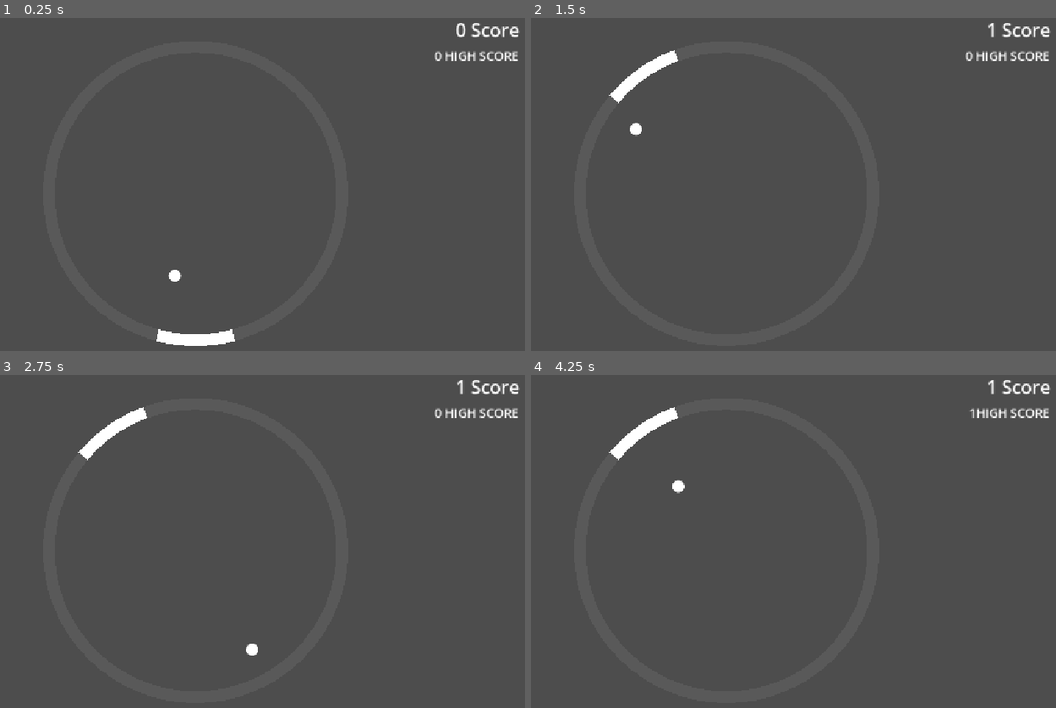
Above: before the commit, frames 1-4 (two rows, left to right).
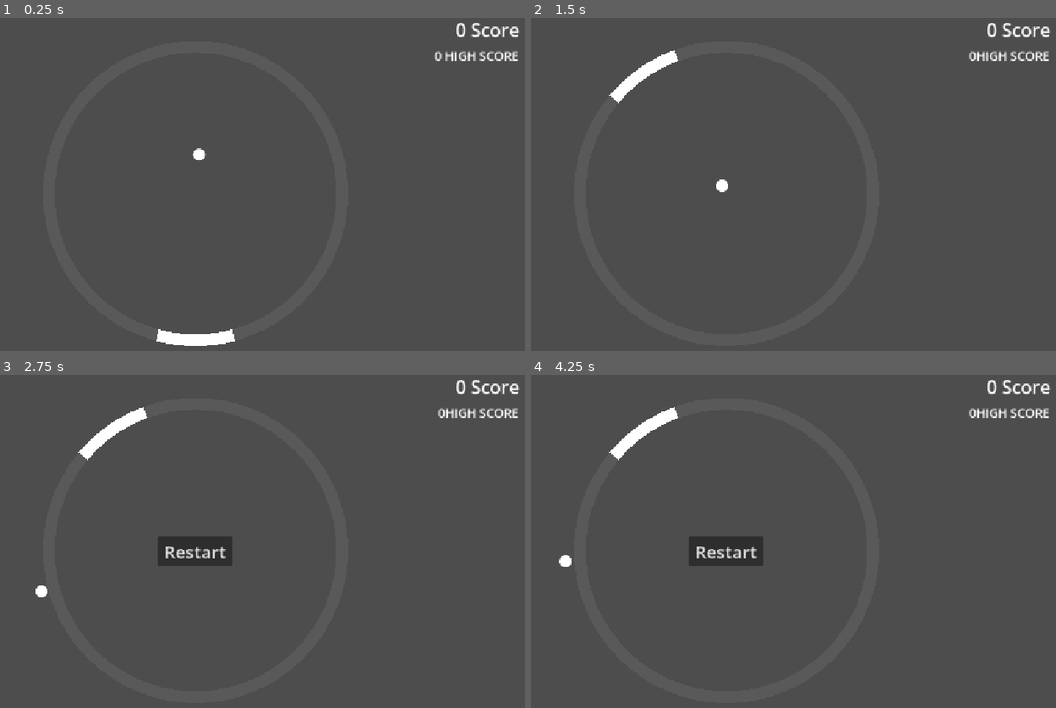
Above: after the commit, the same moments.

Repository: Hannah3142/Pong
Game: Godot game, scene res://Main.tscn
Same seed, same stepped clock (60 frames per second), same inputs: the game is played once before the commit and once after it.
Inputs (mouse positions are in pixels of both pictures, inside the frame that each line leads up to):
- Up to frame 1 (0.25 s): no input
- Up to frame 2 (1.5 s): tap Enter at 0.5 s; move the mouse to (877, 174) at 0.52 s; hold Right (ui_right) 0.53-1.25 s; tap Alt at 0.6 s; click (877, 174) at 0.67 s; click (725, 194) at 1.25 s, where only the run after the commit has a clickable "Restart"
- Up to frame 3 (2.75 s): move the mouse to (63, 571) at 2.02 s; hold Down from 2.03 s (still down); tap Shift at 2.1 s
- Up to frame 4 (4.25 s): release Down at 2.75 s; click (725, 551) at 2.75 s, where only the run after the commit has a clickable "Restart"; click (725, 551) at 3.5 s, where only the run before the commit has a clickable "Restart"

The runs differ from the first frame. In frame 1, 0.1% of the frame differs, in the area x 32-40%, y 39-80%; in frame 2, 0.3%; in frame 3, 1.5%, in the area x 6-89%, y 1-85%; in frame 4, 1.4%.

Commit message:
ball reflection improved, score added, paddle collision shape improved

Diff:
--- a/pong/Ball.gd
+++ b/pong/Ball.gd
@@ -3,9 +3,9 @@
 var radius = 10
 const white = Color.WHITE
 
-var target_speed = 5
-var ball_speed = target_speed
-var angle = randi_range(230, 310)
+var target_speed = 7
+var ball_speed = 3
+var angle = randi_range(0, 359)
 
 signal diverted
 signal failed
@@ -14,7 +14,7 @@
 
 # Called when the node enters the scene tree for the first time.
 func _ready() -> void:
-	position = Vector2(575, 530)
+	position = Vector2(600, 300)
 	queue_redraw()
 	var collision_node = CollisionShape2D.new()
 	var circle_shape = CircleShape2D.new()
@@ -25,7 +25,7 @@
 
 # Called every frame. 'delta' is the elapsed time since the previous frame.
 func _process(delta: float) -> void:
-	if sqrt(pow(position.x-575, 2) + pow(position.y-323.5, 2)) >= 250 and is_game_over == false:
+	if sqrt(pow(position.x-575, 2) + pow(position.y-323.5, 2)) >= 270 and is_game_over == false:
 		ball_speed = 0.2
 		failed.emit()
 		is_game_over = true
@@ -44,10 +44,11 @@
 	draw_circle(Vector2.ZERO, radius, white, true, -1, true)
 
 func on_area_entered(other_area: Area2D) -> void:
-	var paddle_node = get_node("../Paddle") as Paddle
-	var paddle_angle = paddle_node.paddle_rotation + 90
-	var alpha = abs(paddle_angle-angle)
-	if angle < paddle_angle:
+	var hit_direction = (position - Vector2(575, 323.5)).normalized()
+	var hit_angle = wrapf(rad_to_deg(hit_direction.angle()), 0, 360)
+
+	var alpha = abs(hit_angle-angle)
+	if angle < hit_angle:
 		angle = angle + 2*alpha -180
 	else:
 		angle = angle - 2*alpha -180
--- a/pong/Main.gd
+++ b/pong/Main.gd
@@ -24,12 +24,13 @@
 
 func new_game():
 	$HUD/Restart.hide()
-	ball.position = Vector2(575, 323.5)
+	ball.position = Vector2(600, 300)
 	ball.ball_speed = 3
-	ball.angle = randi_range(230, 250)
+	ball.angle = randi_range(0, 359)
 	ball.is_game_over = false
 	ball.adjust_speed = true
 	score = 0
+	$HUD/Score.text = str(score) + " Score"
 
 func increase_score():
 	score += 1
--- a/pong/Paddle.gd
+++ b/pong/Paddle.gd
@@ -1,11 +1,13 @@
 extends Area2D
 class_name Paddle
 
+# edit paddle collision shape
+# 75, 105; 80, 100
 var start_angle = 75
 var end_angle = 105
 var paddle_speed = 5
 
-#var center = Vector2(575, 323.5)
+# center Vector2(575, 323.5)
 var radius = 250
 var point_count = 50
 var thickness = 20
@@ -18,9 +20,7 @@
 # Called when the node enters the scene tree for the first time.
 func _ready() -> void:
 	position = Vector2(575, 323.5)
-	collision_poly = CollisionPolygon2D.new()
-	add_child(collision_poly)
-	generate_polygon()
+	generate_collision_polygon()
 	queue_redraw()
 
 # Called every frame. 'delta' is the elapsed time since the previous frame.
@@ -35,7 +35,28 @@
 func _draw():
 	draw_arc(Vector2.ZERO, radius, deg_to_rad(start_angle), deg_to_rad(end_angle), point_count, white, thickness)
 
-func generate_polygon() -> void:
+"""
+func generate_collision_polygon() -> void:
+	collision_poly = CollisionPolygon2D.new()
+	collision_poly.build_mode = CollisionPolygon2D.BUILD_SEGMENTS
+
+	var points = []
+	var r_start = deg_to_rad(start_angle)
+	var r_end = deg_to_rad(end_angle)
+	var inner_r = radius - thickness/2
+
+	for i in range(50, -1, -1):
+		var t = float(i) / 50
+		var angle = lerp(r_start, r_end, t)
+		var pt = Vector2(cos(angle)* inner_r, sin(angle)* inner_r)
+		points.append(pt)
+	print(points)
+	collision_poly.polygon = points
+	add_child(collision_poly)
+
+func generate_collision_polygon() -> void:
+	collision_poly = CollisionPolygon2D.new()
+
 	var points = PackedVector2Array()
 	var r_start = deg_to_rad(start_angle)
 	var r_end = deg_to_rad(end_angle)
@@ -55,3 +76,29 @@
 		points.append(pt)
 
 	collision_poly.polygon = points
+	add_child(collision_poly)
+"""
+
+func generate_collision_polygon() -> void:
+	collision_poly = CollisionPolygon2D.new()
+
+	var points = PackedVector2Array()
+	var r_start = deg_to_rad(start_angle)
+	var r_end = deg_to_rad(end_angle)
+	var outer_r = radius - thickness/3
+	var inner_r = radius - thickness/2
+
+	for i in range(20 + 1):
+		var t = float(i) / 20
+		var angle = lerp(r_start, r_end, t)
+		var pt = Vector2(cos(angle), sin(angle)) * outer_r
+		points.append(pt)
+
+	for i in range(20, -1, -1):
+		var t = float(i) / 20
+		var angle = lerp(r_start, r_end, t)
+		var pt = Vector2(cos(angle), sin(angle)) * inner_r
+		points.append(pt)
+
+	collision_poly.polygon = points
+	add_child(collision_poly)
